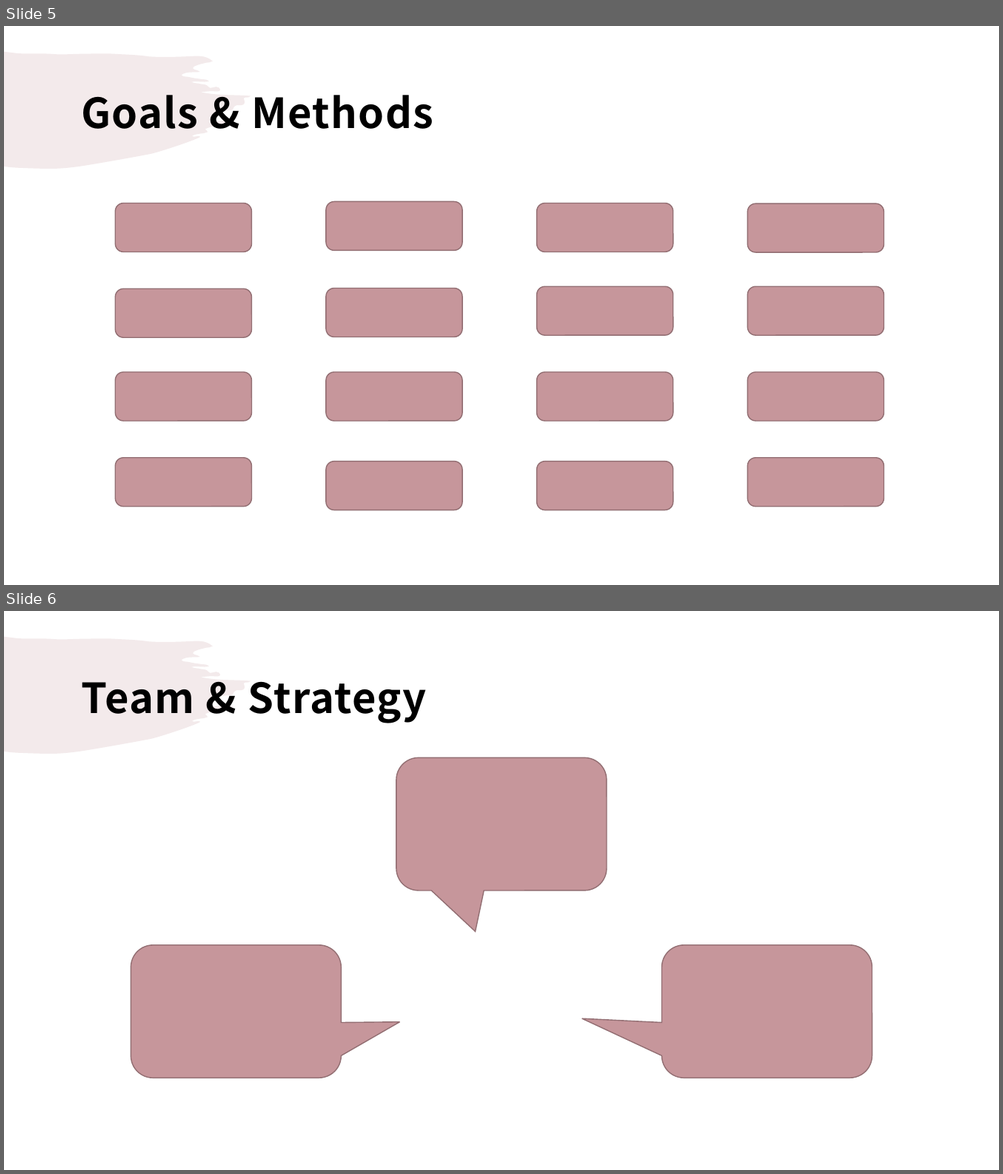
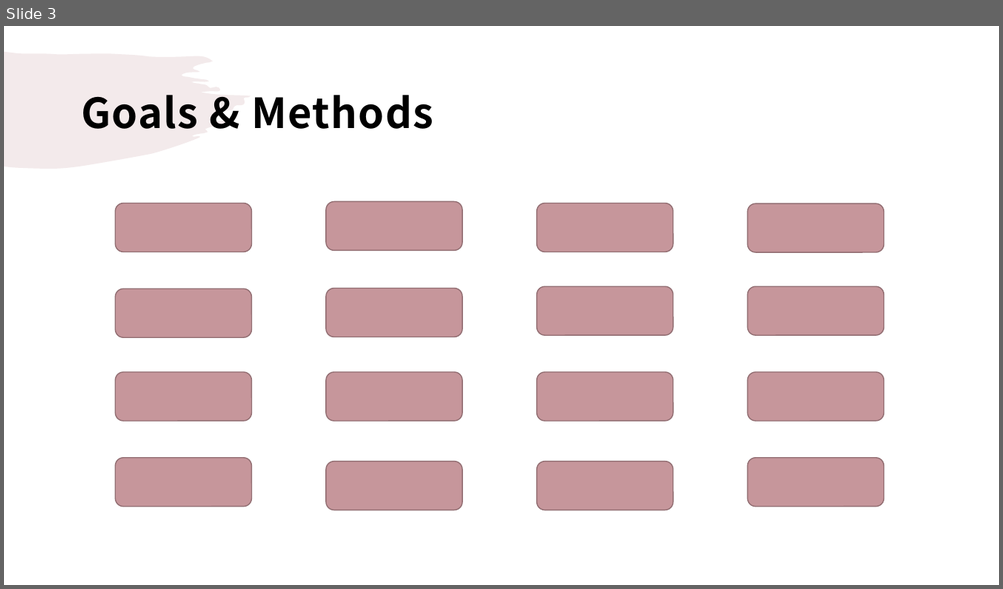
Before and after one commit to droongma/2021spring_41class_team13, a slide deck: 팀플제안서ppt.pptx. Shown one above the other, each under a label of ours: slides 5 and 6 before the commit, slide 3 after it. The pictures are 1003x1174 and 1003x589 pixels, drawn with LibreOffice and Linux fonts; fonts in the diff are those of the drawing. Boxes give left, top, right and bottom in pixels: in the first picture for what was removed or moved away, otherwise in the second. Text is boxed around its words. In the diff, an @@ line names an element or a change of style, - is before the commit and + after.

```diff
--- a/팀플제안서ppt.pptx
+++ b/팀플제안서ppt.pptx
@@ slide 6 removed at <box>4,611,999,1170</box>, background #FFFFFF; not listed: 1 template element that a slide beside it also shows @@
@@ title removed at <box>81,681,427,723</box> @@
-Team & Strategy
@@ rounded speech box removed at <box>396,758,607,891</box> @@
@@ rounded speech box removed at <box>131,945,341,1078</box> @@
@@ rounded speech box removed at <box>662,945,873,1078</box> @@
@@ what was slide 5 is now slide 3 @@
```
Also in this commit, not shown: 6 slides added, 3 other slides removed.
